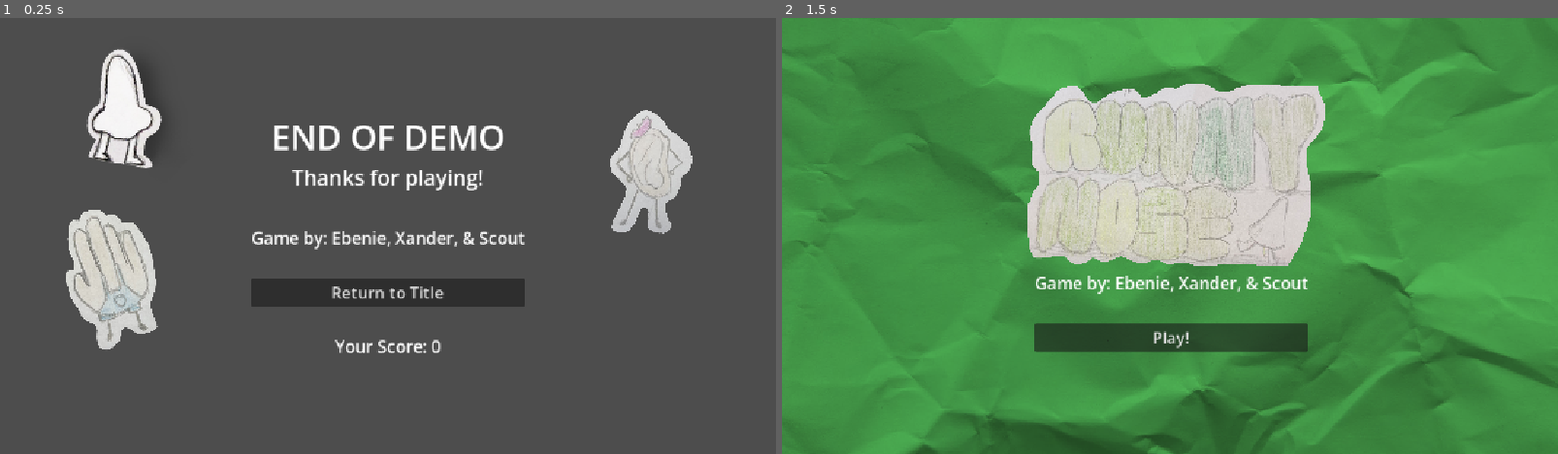
Above: before the commit, frames 1-2 (left to right).
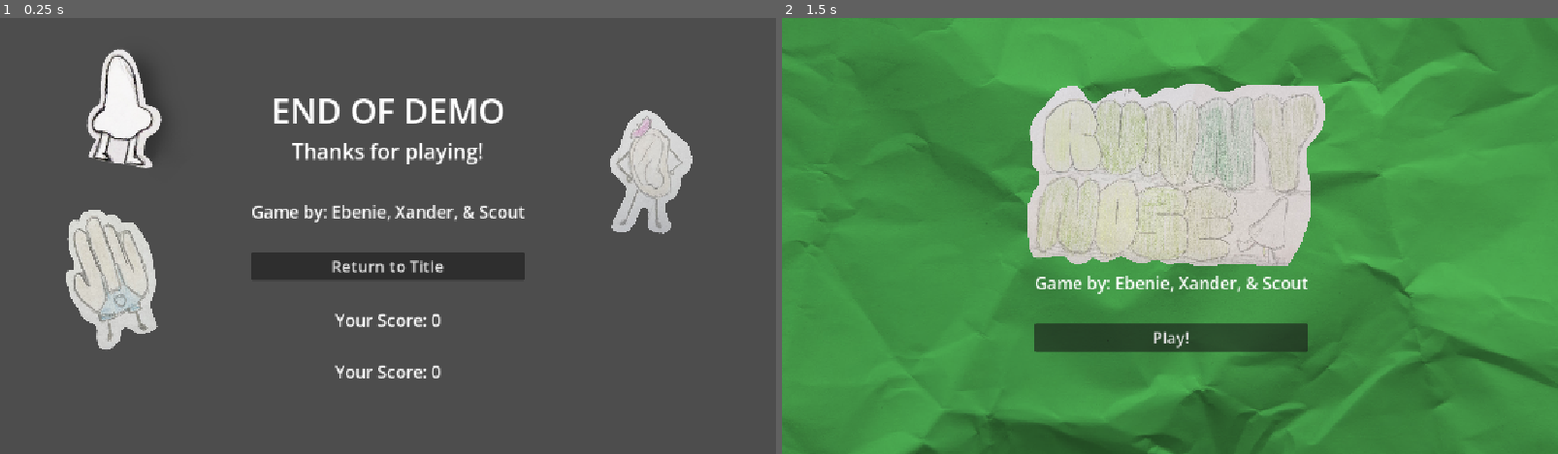
Above: after the commit, the same moments.

Repository: lmg-abe/runny-nose
Game: Godot game, scene res://credits.tscn
Two runs of this game, one before a commit and one after it. Both use one fixed random seed, a clock stepped at 60 frames per second and the inputs below. This scene is started directly instead of the project's main scene. The engine's default icon, where the game draws it, is replaced by a stand-in: a white triangle on a blue panel in a dark square.
Inputs:
- Up to frame 1 (0.25 s): no input
- Up to frame 2 (1.5 s): tap Enter at 0.5 s; hold D (move_right) 0.53-1.25 s; tap 3 (dash) at 0.6 s; tap Space (jump) at 0.77 s; click "Return to Title" at 1.25 s

The runs differ from the first frame. In frame 1, 8.2% of the frame differs, in the area x 32-68%, y 18-83%; in frame 2, nothing differs.

Commit message:
escape message

Diff:
--- a/credits.tscn
+++ b/credits.tscn
@@ -62,6 +62,14 @@
 horizontal_alignment = 1
 script = ExtResource("2_c1t8d")
 
+[node name="Label5" type="Label" parent="MarginContainer/CenterContainer/VBoxContainer" unique_id=510377625]
+layout_mode = 2
+theme_override_font_sizes/font_size = 25
+text = "
+(press ESC to quit)"
+horizontal_alignment = 1
+script = ExtResource("2_c1t8d")
+
 [node name="Handyman" type="Sprite2D" parent="." unique_id=836792449]
 position = Vector2(165, 385)
 rotation = -0.2742872
